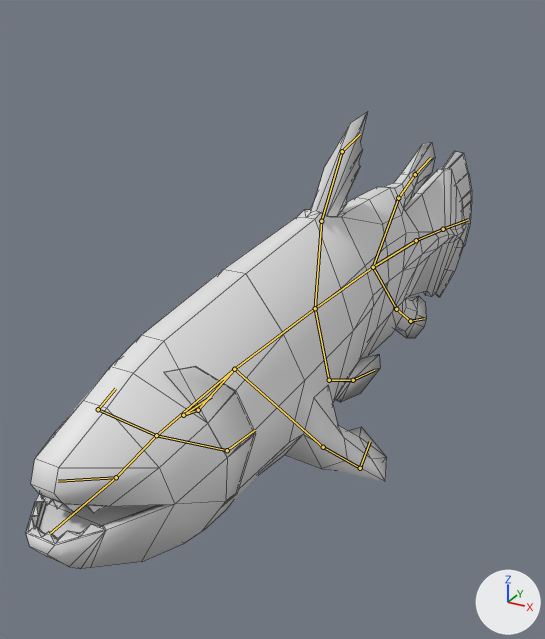
What one commit did to the Blender file assets/coelacanth/coelacanth.blend.
Camera for both pictures: a camera (50 mm lens) standing at (0.471, -1.138, 0.473) and looking at (-0.176, 0.038, -0.115). Arrows for +X, +Y and +Z are at lower right; the lights stay in place. The bones that bend it are drawn over the model as lines. Mesh edges are drawn as thin lines.

In view in the first picture: 'body_and_fins', 'gills'.
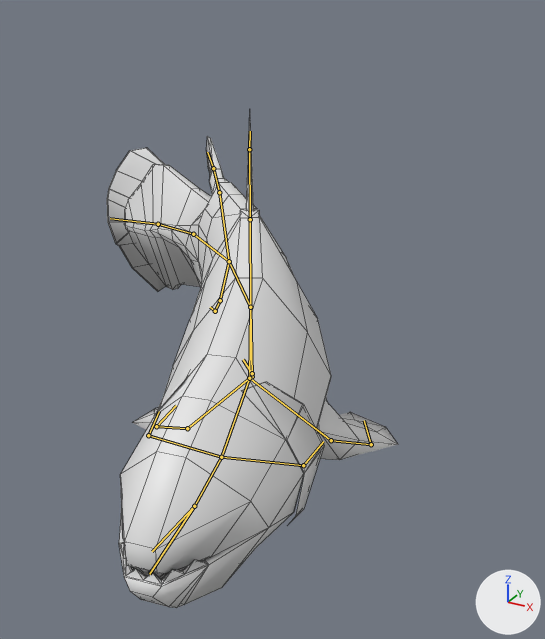
The newer file adds an action. The first version stands in its rest pose; the second is drawn at frame 565 of the action 'COELACANTHAction'.

Where the change shows, as pixel boxes (x1, y1, x2, y2) in the pictures (545 x 639 px):
'body_and_fins', posed (35% narrower, 7% taller)
    before: (26, 111, 472, 569)
    after: (107, 120, 398, 608)
'gills', posed
    before: (164, 366, 255, 506)
    after: (154, 374, 324, 523)
bone 'head', root to tip
    before: (116, 477) to (156, 435)
    after: (194, 506) to (221, 457)
bone 'spine.000', root to tip
    before: (156, 435) to (234, 369)
    after: (221, 457) to (249, 378)
bone 'spine.001', root to tip
    before: (234, 369) to (315, 308)
    after: (249, 378) to (250, 307)
bone 'spine.002', root to tip
    before: (315, 308) to (373, 267)
    after: (250, 307) to (229, 261)
bone 'spine.003', root to tip
    before: (373, 267) to (416, 240)
    after: (229, 261) to (193, 234)
bone 'spine.004', root to tip
    before: (416, 240) to (443, 229)
    after: (193, 234) to (158, 224)
bone 'tail', root to tip
    before: (443, 229) to (468, 219)
    after: (158, 224) to (110, 218)
bone 'pelvic_fin_tip', root to tip
    before: (353, 380) to (374, 370)
    after: (252, 373) to (243, 359)
bone 'pectoral_fin.L', root to tip
    before: (323, 447) to (360, 468)
    after: (331, 440) to (371, 444)
bone 'pectoral_fin.R', root to tip
    before: (198, 410) to (183, 415)
    after: (187, 428) to (156, 426)
bone 'jaw_upper', root to tip
    before: (116, 477) to (58, 481)
    after: (194, 506) to (152, 551)

The change in detail:
Bone 'head' (bone_head) moves from (0.0, 0.0, 0.0) to (0.101, 0.0, 0.0).
Bone 'head' (bone_head) turns from (0, 0, 0) to (0, 2, 10) degrees about its own x, y and z.
Bone 'spine.000' (bone_spine_000) turns from (0, 0, 0) to (0, 0, 10) degrees about its own x, y and z.
Bone 'spine.001' (bone_spine_001) turns from (0, 0, 0) to (0, 0, 10) degrees about its own x, y and z.
Bone 'spine.002' (bone_spine_002) turns from (0, 0, 0) to (0, 0, 10) degrees about its own x, y and z.
Bone 'spine.003' (bone_spine_003) turns from (0, 0, 0) to (0, -1, 10) degrees about its own x, y and z.
Bone 'spine.004' (bone_spine_004) turns from (0, 0, 0) to (0, -1, 10) degrees about its own x, y and z.
Bone 'tail' (bone_tail) turns from (0, 0, 0) to (0, -2, 10) degrees about its own x, y and z.
Bone 'pelvic_fin_tip' (bone_pelvic_fin_tip) turns from (0, 0, 0) to (1, -2, 9) degrees about its own x, y and z.
Bone 'pectoral_fin.L' (bone_pectoral_fin_l) turns from (0, 0, 0) to (8, -7, -17) degrees about its own x, y and z.
Bone 'pectoral_fin.R' (bone_pectoral_fin_r) turns from (0, 0, 0) to (8, 7, 17) degrees about its own x, y and z.
Bone 'jaw_upper' (bone_jaw_upper) turns from (0, 0, 0) to (-20, 0, 0) degrees about its own x, y and z.
